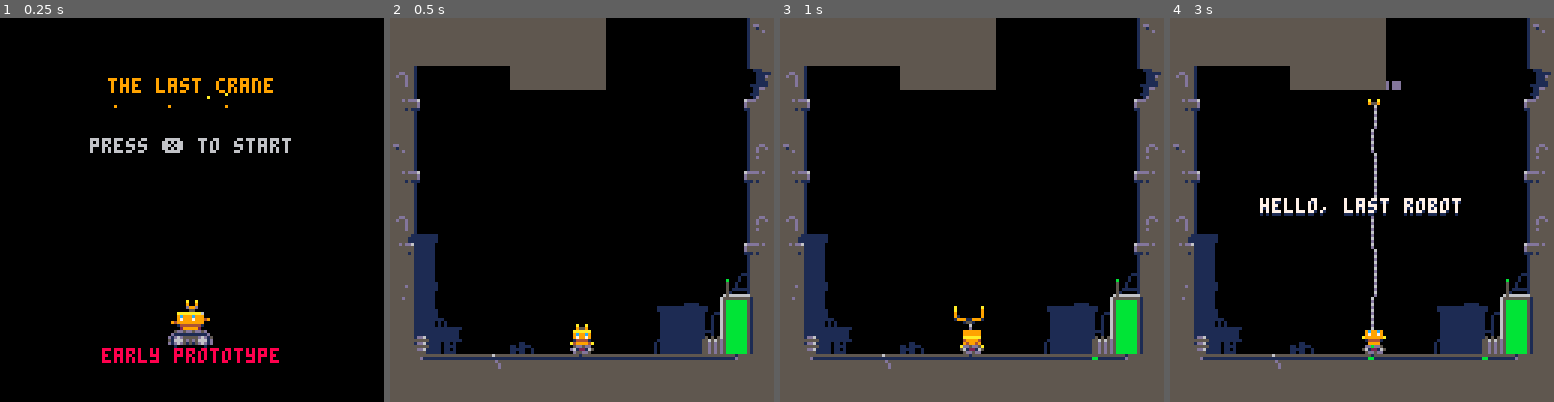
Above: before the commit, frames 1-4 (left to right).
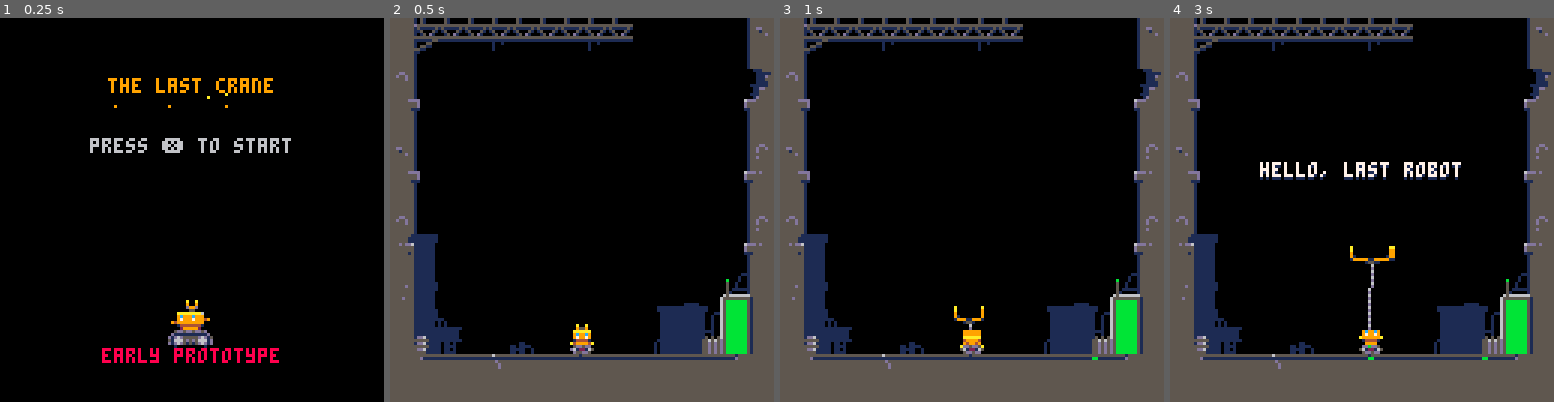
Above: after the commit, the same moments.

Repository: headjump/ld39
Game: PICO-8 cartridge crane.p8
Two runs of this game, one before a commit and one after it. Both use one fixed random seed, a clock stepped at 60 frames per second and the inputs below.
Inputs:
- Up to frame 1 (0.25 s): no input
- Up to frame 2 (0.5 s): tap X (X key) at 0.33 s
- Up to frame 3 (1 s): tap O (Z key) at 0.7 s
- Up to frame 4 (3 s): tap X (X key) at 1.07, 1.85, 2.97 s; hold Right 1.6-2.1 s; tap O (Z key) every 0.4 s from 1.7 to 2.9 s; hold Right from 2.47 s (still down)

Frame 1 is identical in both runs. In frame 2, 7.1% of the frame differs, in the area x 0-99%, y 0-62%; in frame 3, 7.1%; in frame 4, 11%, in the area x 0-99%, y 0-89%.

Commit message:
wrap orb_dispatcher

Diff:
--- a/crane.p8
+++ b/crane.p8
@@ -405,8 +405,11 @@
 end
 
 function director()
+ local phase
+ local phases
+ local orb_dispatcher
  local drw_msg=function(msg,col,oy)
-  local x=64-#msg*2; local y=60+(oy or 0);
+  local x=64-#msg*2; local y=48+(oy or 0);
   print(msg,x,y+1,1)
   print(msg,x,y,col)
  end
@@ -456,14 +459,18 @@
    drw=function(e,st)
     local bat=st.battery.bar
     drw_msg(msg,col)
-    if(blink_tgl.val>0)then spr(66,bat[1]-1,bat[2]-20) end
+    if(blink_tgl.val>0)then spr(66,bat[1],bat[2]-14) end
    end
   }
  end
- local p_tut_grap=function(msg,col)
+ local p_tut_grap=function(msg,col,min_time)
+  local min_time_cnt=cntdwn(min_time)
+  local was_generating=false
   return {
    upd=function(e,st)
-    return st.consumer.generating_energy
+    min_time_cnt.upd()
+    if(st.consumer.generating_energy)then was_generating=true end
+    return was_generating and min_time_cnt.over
    end,
    drw=function(e,st)
     local target=ngn_tagged(t_consumable)[1]
@@ -474,25 +481,66 @@
    end
   }
  end
- local p_tut_fillup=function(msg,col)
+ local p_tut_fillup=function(msg,col,min_time)
   local blink_tgl=tgl(10)
+  local min_time_cnt=cntdwn(min_time)
+  local was_full=false
   return {
    upd=function(e,st)
     blink_tgl.upd()
-    return st.battery.full
+    if(st.battery.full)then was_full=true end
+    min_time_cnt.upd()
+    return min_time_cnt.over and was_full
    end,
    drw=function(e,st)
     local bat=st.battery.bar
     drw_msg(msg,col)
-    if(blink_tgl.val>0)then spr(66,bat[1]-1,bat[2]-20) end
+    if(blink_tgl.val>0)then spr(66,bat[1],bat[2]-14) end
    end
   }
  end
- local phase
- local phases
-
- local next_orb_cnt=cntdwn(30*4,true)
+ local p_set_orb_interval=function(int_from,int_to,immediate_dispatch)
+  return {upd=function()
+   orb_dispatcher.set_interval(int_from,int_to);
+   if(immediate_dispatch)then orb_dispatcher.now() end
+   return true; end}
+ end
+ local __orb_dispatcher=(function()
+  local cnt=nil
+  local int_from
+  local int_to
+  local restart=function()
+   if(not cnt)then
+    cnt=cntdwn(9999)
+   end
+   cnt.set(rnd(int_to-int_from)+int_from)
+  end
+  local create_orb=function()
+   ngn_add(ent_orb(rnd(8)*13+8,rnd(8)*6+8))
+  end
+
+  return {
+   set_interval=function(steps_from,steps_to)
+    int_from=steps_from; int_to=steps_to;
+    restart()
+   end,
+   now=function()
+    if(cnt)then
+     create_orb()
+     restart()
+    end
+   end,
+   upd=function()
+    if(cnt and cnt.upd())then
+     create_orb()
+     restart()
+    end
+   end
+  }
+ end)()
+ orb_dispatcher=__orb_dispatcher
  local leave_after_death=cntdwn(45)
+
  return {
   layer=4,
   upd=function(e,st)
@@ -513,14 +561,16 @@
        {p_msg,"bad news: aliens attack",7,60},
        {p_wait,6},
        {p_set_battery,true},--enable battery!
+       {p_set_orb_interval,60,60,true},
        {p_tut_battery,"and your energy runs out",7,120},
        {p_wait,25},
-       {p_tut_grap,"grap a green alien",7},
+       {p_tut_grap,"grap a green alien",7,20},
        {p_wait,12},
-       {p_tut_fillup,"it fills up your energy",7}
+       {p_tut_fillup,"it fills up your energy",7,60}
       }
      else--important stuff that happens through tut
       phases={
+       {p_set_orb_interval,60,60,true}
       }
      end
      append(phases,{})
@@ -530,10 +580,7 @@
     --upd phase and maybe proceed
     if(phase and phase.upd(e,st)) then del(phases,phases[1]); phase=nil end
 
-    if next_orb_cnt.upd() then
-     next_orb_cnt.set(30*(rnd(2)+3))
-     ngn_add(ent_orb(rnd(8)*13+8,rnd(8)*6+8))
-    end
+    orb_dispatcher.upd()
    end
   end,
   drw=function(e,st)
@@ -1100,12 +1147,12 @@
 
 
 __gff__
-0000000000000000000000000000000000000000000000000000000000000000000100000000000000000000000000000000000000000000000000000000000000000000000000000000000000000000000000000000000000000000000000000000000000000000000000000000000000000000000000000000000000000000
+0000000000000000000000000000000000000000000000000000000000000000000100000000000000000000000000000000000000000000000000000000000000000000000000000000000000000000000000000100000000000000000000000000000000010000000000000000000000000000000000000000000000000000
 0000000000000000000000000000000000000000000000000000000000000000000000000000000000000000000000000000000000000000000000000000000000000000000000000000000000000000000000000000000000000000000000000000000000000000000000000000000000000000000000000000000000000000
 __map__
-21212121212121212100000000003c6000000000000000000000000000000000000000000000000000000000000000000000000000000000000000000000000000000000000000000000000000000000000000000000000000000000000000000000000000000000000000000000000000000000000000000000000000000000
-21212121212121212100000000003c2100000000000000000000000000000000000000000000000000000000000000000000000000000000000000000000000000000000000000000000000000000000000000000000000000000000000000000000000000000000000000000000000000000000000000000000000000000000
-733d000000212121210000000000525300000000000000000000000000000000000000000000000000000000000000000000000000000000000000000000000000000000000000000000000000000000000000000000000000000000000000000000000000000000000000000000000000000000000000000000000000000000
+21655454545454545454550000003c6000000000000000000000000000000000000000000000000000000000000000000000000000000000000000000000000000000000000000000000000000000000000000000000000000000000000000000000000000000000000000000000000000000000000000000000000000000000
+21640000750000007500000000003c2100000000000000000000000000000000000000000000000000000000000000000000000000000000000000000000000000000000000000000000000000000000000000000000000000000000000000000000000000000000000000000000000000000000000000000000000000000000
+733d000000000000000000000000525300000000000000000000000000000000000000000000000000000000000000000000000000000000000000000000000000000000000000000000000000000000000000000000000000000000000000000000000000000000000000000000000000000000000000000000000000000000
 7071000000000000000000000000626300000000000000000000000000000000000000000000000000000000000000000000000000000000000000000000000000000000000000000000000000000000000000000000000000000000000000000000000000000000000000000000000000000000000000000000000000000000
 213d0000000000000000000000003c2100000000000000000000000000000000000000000000000000000000000000000000000000000000000000000000000000000000000000000000000000000000000000000000000000000000000000000000000000000000000000000000000000000000000000000000000000000000
 603d0000000000000000000000003c6100000000000000000000000000000000000000000000000000000000000000000000000000000000000000000000000000000000000000000000000000000000000000000000000000000000000000000000000000000000000000000000000000000000000000000000000000000000
Not shown, changed: 30 lines of the sprite sheet (__gfx__) section of crane.p8
